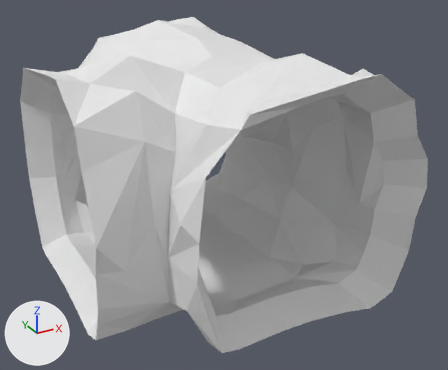
The glTF model Rogue-Robots/Assets/Models/ModularBlocks/TunnelT1.gltf: old version first, new version second.
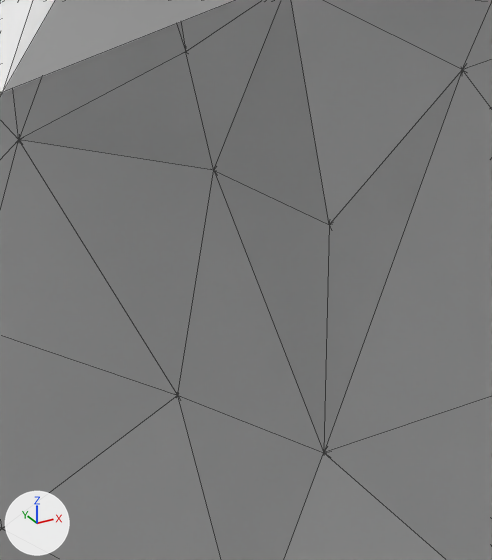
The first picture shows the older version from a camera (50 mm lens) standing at (-4.94, -9.52, 6.68) and looking at (0.08, -0.39, 2.11). The close-ups show both versions on the part from 54% to 71% of the width and 31% to 55% of the height of that picture; other places that the commit changed are outside them. Arrows for +X, +Y and +Z are at lower left; the lights stay in place. The close-ups show mesh edges as thin lines.

In view in the first close-up: 'TunnelT1'.
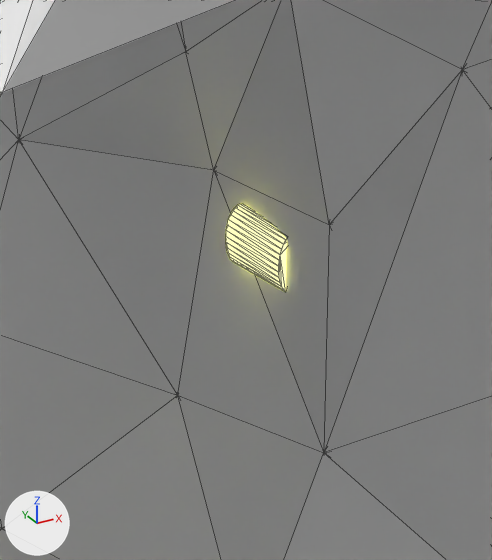
The change, as a list of edits to the scene's bpy script:
```text
Add img_tunnellightemission:
    img_tunnellightemission = load_image('TunnelLightEmission', 'Textures/TunnelLightEmission.png', 256, 256, 'sRGB')
Add mat_tunnellight:
    mat_tunnellight = bpy.data.materials.new('TunnelLight')
    mat_tunnellight.use_nodes = True; mat_tunnellight.node_tree.nodes.clear()
    _N = mat_tunnellight.node_tree.nodes; _L = mat_tunnellight.node_tree.links
    n0 = _N.new('ShaderNodeBsdfPrincipled'); n0.name = 'Principled BSDF'
    n0.inputs[2].default_value = 0.4  # 'Roughness'
    n0.inputs[28].default_value = 2.0  # 'Emission Strength'
    n1 = _N.new('ShaderNodeOutputMaterial'); n1.name = 'Material Output'
    n2 = _N.new('ShaderNodeTexImage'); n2.name = 'Image Texture'
    n2.image = img_tunnellightemission
    _L.new(n0.outputs[0], n1.inputs[0])  # 'BSDF' to 'Surface'
    _L.new(n2.outputs[0], n0.inputs[27])  # 'Color' to 'Emission Color'
Add me_cylinder_033:
    me_cylinder_033.from_pydata(...)  # 64 vertices, 124 faces; spans x 1.566..1.666, y -0.15..0.15, z 2.192..2.392
    me_cylinder_033.materials.append(mat_tunnellight)  # its picture is missing
Add ob_tunnellight_016:
    ob_tunnellight_016 = bpy.data.objects.new('TunnelLight.016', me_cylinder_033)
    ob_tunnellight_016.location = (0.0, 0.0, 0.0)
```

Changed parts and their boxes [x1, y1, x2, y2] in the close-ups (492 x 560 px):
'TunnelLight.016', added (beige)
    after: [226, 204, 287, 291]
